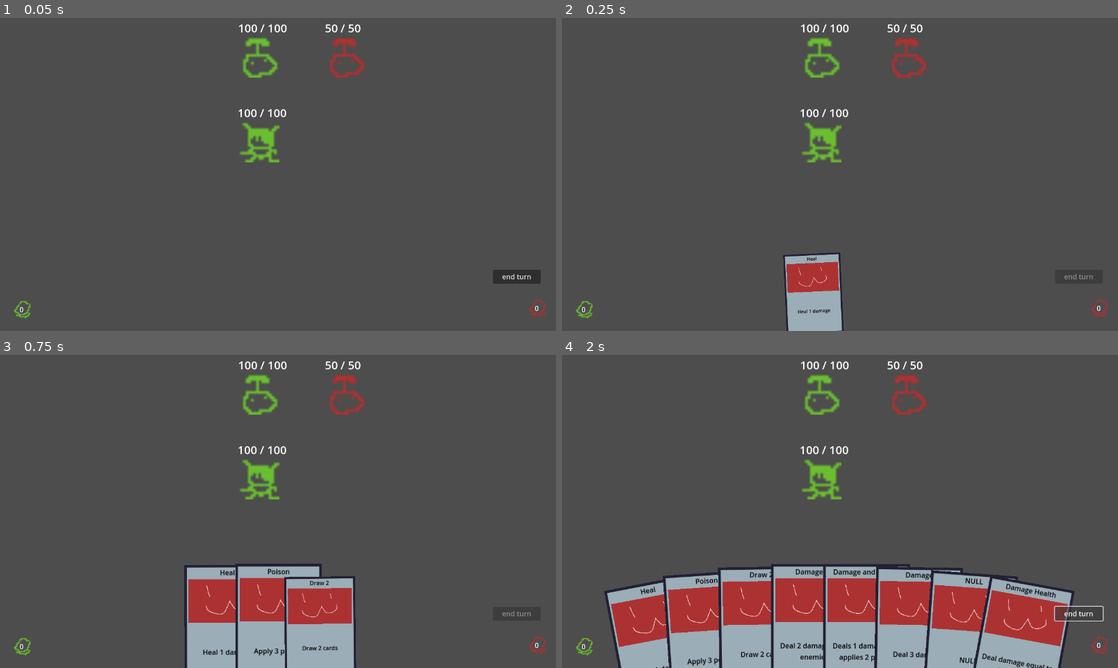
Above: before the commit, frames 1-4 (two rows, left to right).
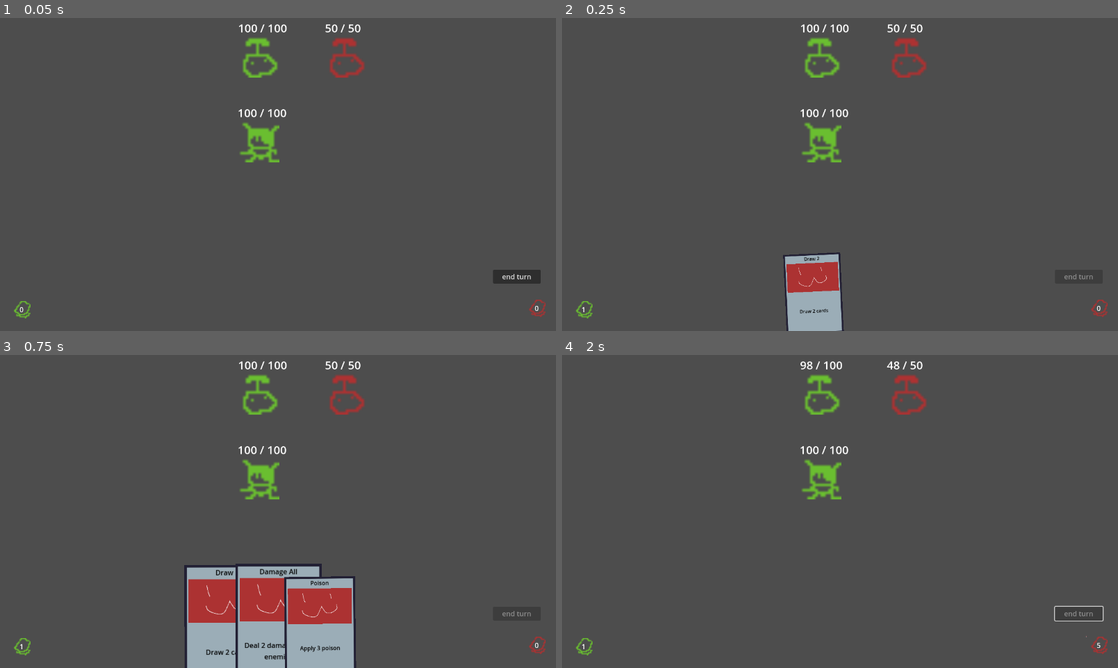
Above: after the commit, the same moments.

Repository: Saplings-Projects/1M_sub
Game: Godot game, scene res://#Scenes/TestingScene.tscn
Same seed, same stepped clock (60 frames per second), same inputs: the game is played once before the commit and once after it.
Inputs (mouse positions are in pixels of both pictures, inside the frame that each line leads up to):
- Up to frame 1 (0.05 s): no input
- Up to frame 2 (0.25 s): no input
- Up to frame 3 (0.75 s): click (255, 624) at 0.52 s
- Up to frame 4 (2 s): click (1079, 614) at 1.25 s, where only the run after the commit has a clickable "end turn"

Frame 1 is identical in both runs. In frame 2, less than 0.1% of the frame differs, in the area x 3-49%, y 76-95%; in frame 3, 0.5%; in frame 4, 25%, in the area x 3-97%, y 2-100%.

Commit message:
Scene changes

Diff:
--- a/#Scenes/TestingScene.tscn
+++ b/#Scenes/TestingScene.tscn
@@ -14,6 +14,7 @@
 [ext_resource type="Resource" uid="uid://3s4aet1ciesh" path="res://Cards/Resource/Card_damage_and_poison.tres" id="10_w0xgm"]
 [ext_resource type="Resource" uid="uid://bsrdu33ukb1ym" path="res://Cards/Resource/Card_EnemyAttack.tres" id="11_3k5t2"]
 [ext_resource type="Texture2D" uid="uid://caemucaya30wh" path="res://Cards/draw_pile.png" id="11_pw70x"]
+[ext_resource type="Resource" path="res://Cards/Resource/Card_Damage_EVERYTHING.tres" id="12_ikall"]
 [ext_resource type="Texture2D" uid="uid://d4muqvs3etnr8" path="res://Cards/discard_pile.png" id="12_kxw48"]
 [ext_resource type="Script" path="res://UI/EndTurnButton.gd" id="14_dpe64"]
 
@@ -44,21 +45,16 @@
 anchor_bottom = 1.0
 grow_horizontal = 2
 grow_vertical = 0
-card_hovered_offset = null
-default_deck = Array[Resource("res://Cards/CardBase.gd")]([ExtResource("4_wvn3v"), ExtResource("5_j1lqt"), ExtResource("6_4124l"), ExtResource("7_smkw8"), ExtResource("9_ojxic"), ExtResource("8_x6t2k"), ExtResource("10_w0xgm"), ExtResource("11_3k5t2")])
+default_deck = Array[Resource("res://Cards/CardBase.gd")]([ExtResource("4_wvn3v"), ExtResource("5_j1lqt"), ExtResource("6_4124l"), ExtResource("7_smkw8"), ExtResource("9_ojxic"), ExtResource("8_x6t2k"), ExtResource("10_w0xgm"), ExtResource("11_3k5t2"), ExtResource("12_ikall")])
 starting_hand_size = 10
-max_hand_size = null
-card_draw_time = null
-card_discard_time = null
 max_hand_width = 900.0
 min_card_separation = 90.0
 max_card_separation = 120.0
 hover_offset_max = 100.0
 max_rotation = 40.0
-max_hand_offset_y = null
 draw_pile_ui = NodePath("../DrawPile")
 discard_pile_ui = NodePath("../DiscardPile")
-play_at_height = -400.0
+play_at_height = 500.0
 battler_refrence = NodePath("../../../Battler")
 
 [node name="EndTurnButton" type="Button" parent="CanvasLayer/UIControl"]
Not shown: 1 places in #Scenes/TestingScene.tscn that only renumber resources
